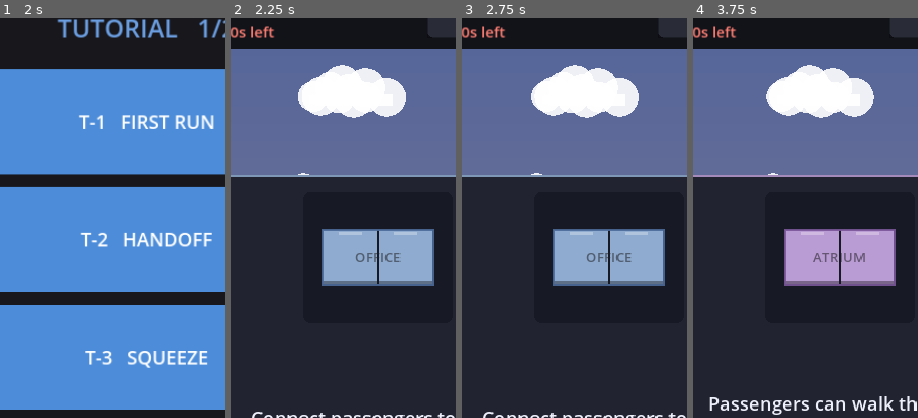
Above: before the commit, frames 1-4 (left to right).
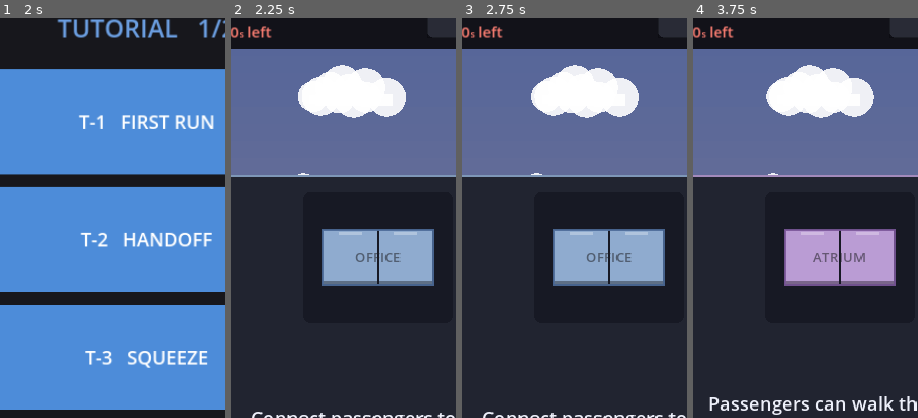
Above: after the commit, the same moments.

Repository: AlexEltonPym/elevator_game
Game: Godot game, scene res://scenes/v5_select.tscn
Two runs of this game, one before a commit and one after it. Both use one fixed random seed, a clock stepped at 60 frames per second and the inputs below.
Inputs (mouse positions are % of the whole screen's width and height, from its top left):
- Up to frame 1 (2 s): click (92, 5) at 0.52 s; click (8, 5) at 1.27 s
- Up to frame 2 (2.25 s): click "T-1 FIRST RUN" at 2 s
- Up to frame 3 (2.75 s): no input
- Up to frame 4 (3.75 s): click "LEVELS" at 2.75 s; click "T-2 HANDOFF" at 3.5 s
The pictures show only the part of the screen within x 17-67%, y 4-54%; the shares and areas given below are measured in that part.

Frame 1 is identical in both runs. In frame 2, 0.3% of the frame differs, in the area x 3-20%, y 2-5%; in frame 3, 0.3%; in frame 4, 0.3%.

Commit message:
Time-left: shrink the "s" so "60s" doesn't read as "605"
The all-caps display font rendered the seconds "s" at full height, so "60S LEFT"
misread as "605 LEFT". Made lost_label a BBCode RichTextLabel and render the unit
as a smaller inline run ("60[small]s[/small] left"), faking a lowercase letter.
Classic-mode "Lost x/y" is unaffected (plain text). UI-only.

Co-Authored-By: Claude Opus 4.8 <noreply@anthropic.com>

Diff:
--- a/scripts/v5/hud5.gd
+++ b/scripts/v5/hud5.gd
@@ -39,7 +39,7 @@
 
 var level_label: Label
 var served_label: Label
-var lost_label: Label
+var lost_label: RichTextLabel   # rich so the "s" unit can be shrunk (fakes lowercase; "60S" was misreading as "605")
 var menu_btn: Button
 var back_btn: TextureButton   # revert to plan (only shown mid-run)
 var speed_play: Control   # SpeedBtn5 (play / run at 1x)
@@ -80,7 +80,7 @@
 	level_label = _make_label(Vector2(14, 28), 34, Color(0.95, 0.85, 0.5))
 	level_label.text = "R-1"
 	served_label = _make_label(Vector2(110, 12), 24, Color(0.45, 0.95, 0.55))
-	lost_label = _make_label(Vector2(110, 52), 24, Color(1.0, 0.5, 0.45))
+	lost_label = _make_rich_label(Vector2(110, 52), 24, Color(1.0, 0.5, 0.45))
 	# PLAY (1x) + FAST-FORWARD (5x) are the RUN trigger now: a tap in PLAN starts the run at
 	# that speed; in PLAYING it just switches speed. Green "go" buttons. 1x reads smooth thanks
 	# to render interpolation (main5.render_alpha), so it's a real "slow, watch it" pace.
@@ -528,7 +528,8 @@
 	if game.shift_len > 0.0:
 		served_label.text = "Tips %d" % roundi(game.tips)
 		var remain: float = maxf(0.0, game.shift_len - game.elapsed)
-		lost_label.text = "Last orders" if game.shift_closed else "%ds left" % roundi(remain)
+		# Shrink the "s" so it reads as a lowercase unit, not a "5" tacked onto the number.
+		lost_label.text = "%d[font_size=15]s[/font_size] left" % roundi(remain)
 	else:
 		served_label.text = "Served %d/%d" % [game.served, game.QUOTA]
 		lost_label.text = "Lost %d/%d" % [game.lost, game.MAX_LOST]
@@ -675,3 +676,22 @@
 		l.add_theme_font_override("font", f)
 	add_child(l)
 	return l
+
+
+## Like _make_label but a BBCode RichTextLabel, so a run can carry a smaller inline font size
+## (used for the seconds "s", which reads as a "5" at full caps height).
+func _make_rich_label(pos: Vector2, size: int, col: Color) -> RichTextLabel:
+	var l := RichTextLabel.new()
+	l.position = pos
+	l.bbcode_enabled = true
+	l.fit_content = true
+	l.scroll_active = false
+	l.autowrap_mode = TextServer.AUTOWRAP_OFF
+	l.mouse_filter = Control.MOUSE_FILTER_IGNORE
+	l.add_theme_font_size_override("normal_font_size", size)
+	l.add_theme_color_override("default_color", col)
+	var f = Ui5.font()
+	if f != null:
+		l.add_theme_font_override("normal_font", f)
+	add_child(l)
+	return l
